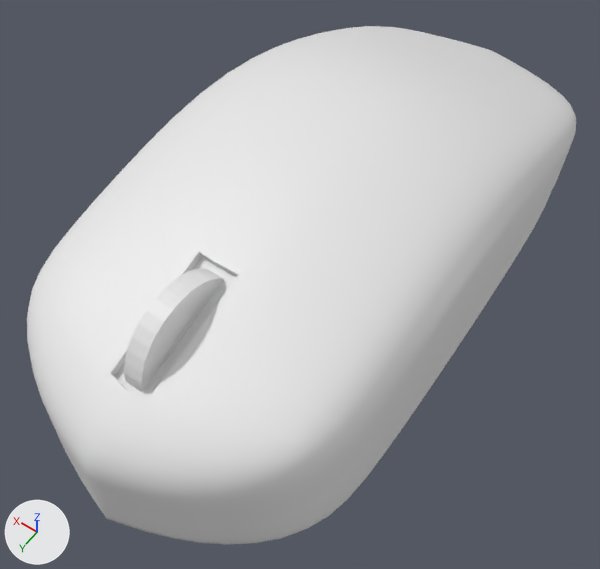
An edit to the Blender file Models/Main level/Clutter Room/mouse.blend, drawn before and after from the same camera.
Both versions are drawn from a camera (50 mm lens) standing at (-2.47, 3.83, 5.31) and looking at (-0.07, 0.46, 0.03). The axes (+X, +Y, +Z) are drawn at lower left. The lights are the same throughout.

Script lines for the objects in view, before the commit:
```python
mat_material = principled_material('Material')
mat_material.base_color = (0.8, 0.8, 0.8)  # white #e7e7e7
me_cube = bpy.data.meshes.new('Cube')
me_cube.from_pydata(...)  # 1538 vertices, 1536 faces; spans x -1.34..1.34, y -2.98..2.7, z -0.47..0.65
me_cube.polygons.foreach_set('use_smooth', [True] * 1536)
me_cube.materials.append(mat_material)  # white #e7e7e7
me_cube_002 = bpy.data.meshes.new('Cube.002')
me_cube_002.from_pydata(...)  # 1686 vertices, 1684 faces; spans x -1.34..1.34, y -2.98..2.7, z -0.42..1.35
me_cube_002.polygons.foreach_set('use_smooth', [True] * 1684)
me_cube_002.materials.append(mat_material)  # white #e7e7e7
me_cylinder = bpy.data.meshes.new('Cylinder')
me_cylinder.from_pydata(...)  # a 32-sided cylinder along y spanning x -0.997..-0.046, y -0.074..0.074, z 1.243..2.194
ob_cube = bpy.data.objects.new('Cube', me_cube)
ob_cube.location = (0.0, 0.0, 0.0)
ob_cube_002 = bpy.data.objects.new('Cube.002', me_cube_002)
ob_cube_002.location = (0.0, 0.0, 0.0)
ob_cube_002.scale = (1.01, 1.01, 1.01)
ob_cylinder = bpy.data.objects.new('Cylinder', me_cylinder)
ob_cylinder.location = (0.0, 0.0, 0.193)
ob_cylinder.rotation_euler = (-1.571, 1.571, 0.0)  # degrees (-90, 90, 0)
```
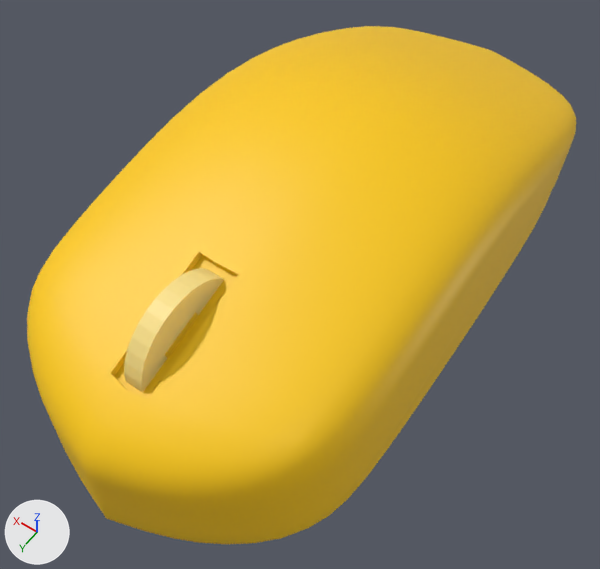
The change in detail:
Material 'Material' (mat_material) changes colour from white #e7e7e7 to yellow #ffcc00; in linear values from (0.8, 0.8, 0.8) to (1.0, 0.604, 0.0).
Material 'Material.001' (mat_material_001) is new.
Its base color is (1.0, 0.776, 0.258) (yellow #ffe48b).
me_cylinder has 64 vertices, 34 faces and spans x -0.997..-0.046, y -0.074..0.074, z 1.243..2.194.
me_cylinder now uses material mat_material_001 (yellow #ffe48b).

Location of each change, [x1, y1, x2, y2] in pixels of the pictures (600 x 569 px):
'Cube.002', recoloured (white to yellow)
    both: [27, 26, 576, 544]
'Cylinder', recoloured (white to yellow)
    both: [124, 268, 224, 393]
'Cube', recoloured (white to yellow)
    both: [307, 192, 551, 529]
